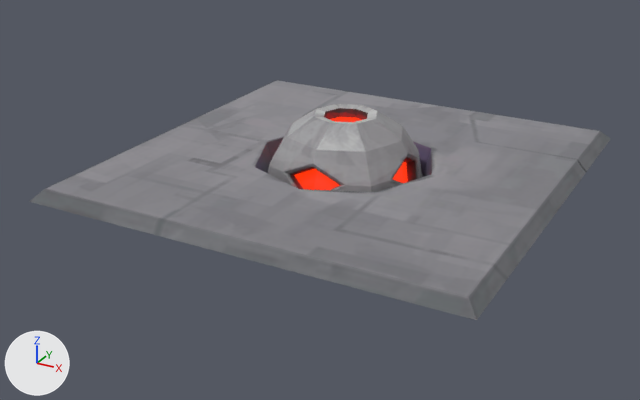
A saved change to the FBX model Assets/Hamster/RawAssets/tile_mine.fbx.
One viewpoint serves both versions: a 50 mm lens placed at (0.01758, -0.0344, 0.01526), pointed at (-0.00103, -0.00057, -0.00166). The lights are fixed; the arrows at lower left show +X, +Y and +Z. Where no turn or scale is listed for an object, it has been applied to the vertices.

The scene before the commit, as lines of its bpy script (objects in view):
```python
me_mesh = bpy.data.meshes.new('Mesh')
me_mesh.from_pydata(...)  # 53 vertices, 60 faces; spans x -0.01..0.01, y -0.01..0.01, z -0.0058..0.0002
me_mesh.materials.append(mat_tiles_texture01)  # picture img_tile_group_01_tex_jpg
me_mesh_001 = bpy.data.meshes.new('Mesh.001')
me_mesh_001.from_pydata(...)  # 176 vertices, 144 faces; spans x -0.00394..0.00394, y -0.00394..0.00394, z -0.00367..0.00364
me_mesh_001.materials.append(mat_tiles_group2)  # picture img_tile_group_02_tex_jpg
me_mesh_002 = bpy.data.meshes.new('Mesh.002')
me_mesh_002.from_pydata(...)  # 50 vertices, 32 faces; spans x -0.00321..0.00321, y -0.00321..0.00321, z -0.00332..0.00332
me_mesh_002.materials.append(mat_fx_shader)
ob_mine = bpy.data.objects.new('mine', me_mesh_001)
ob_mine.location = (0.0, 0.0, -0.001)
ob_mine_light = bpy.data.objects.new('mine_light', me_mesh_002)
ob_mine_light.location = (0.0, 0.0, -0.00117)
ob_tile_mine_base = bpy.data.objects.new('tile_mine_base', me_mesh)
ob_tile_mine_base.location = (0.0, 0.0, 0.00025)
```
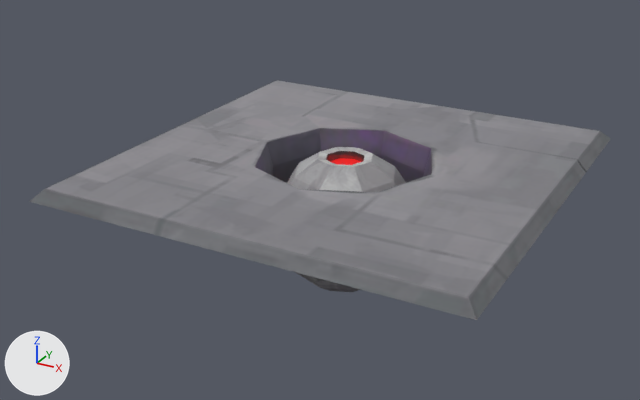
Location of each change, [x1, y1, x2, y2] in pixels of the pictures (640 x 400 px):
'mine', deleted: before [268, 104, 422, 192]
'mine_ball_body', added: after [287, 147, 406, 292]
'mine_light', deleted: before [294, 117, 408, 190]

Edits to the bpy script that builds the scene:
```text
Add me_mesh_001_1:
    me_mesh_001_1.from_pydata(...)  # 178 vertices, 176 faces; spans x -0.00351..0.00351, y -0.00351..0.00351, z -0.00416..0.00235
    me_mesh_001_1.materials.append(mat_tiles_group2)  # picture img_tile_group_02_tex_jpg
Remove ob_mine:
    ob_mine = bpy.data.objects.new('mine', me_mesh_001)
    ob_mine.location = (0.0, 0.0, -0.001)
Remove ob_mine_light:
    ob_mine_light = bpy.data.objects.new('mine_light', me_mesh_002)
    ob_mine_light.location = (0.0, 0.0, -0.00117)
Add ob_mine_ball_body:
    ob_mine_ball_body = bpy.data.objects.new('mine_ball_body', me_mesh_001_1)
    ob_mine_ball_body.location = (0.0, 0.0, -0.0018)
```
